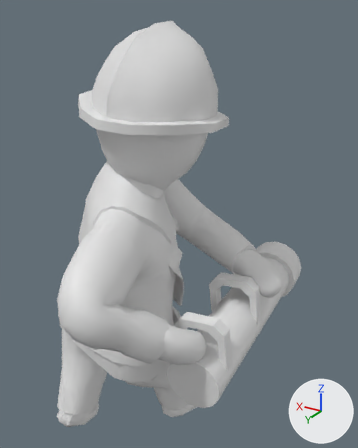
Renders of the FBX model GPS2_FireSquad/Assets/Models/Player/Demolisher.fbx from each side of a commit.
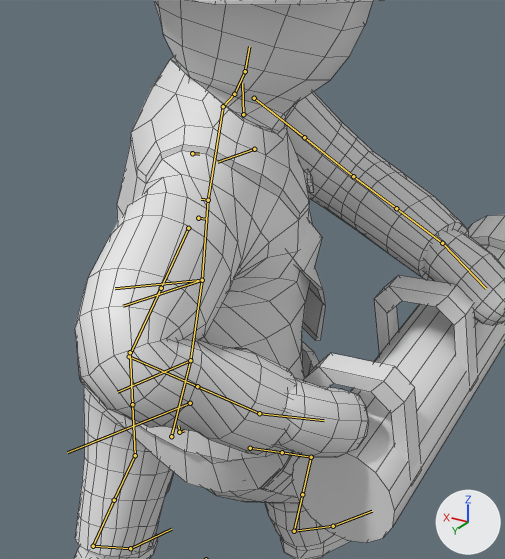
Old and new are each drawn whole from a 50 mm camera at (-0.76, 0.931, 1.164) aimed at (-0.121, -0.133, 0.632) and again close up on the part from 5% to 77% of the width and 30% to 93% of the height. Lighting does not change. The marker at lower right points along +X, +Y and +Z. Both versions are drawn at frame 37 of the action 'rig|Idle'; the numbers are the values there. The bones that bend it are drawn over the model as lines in the close-ups. The close-ups show mesh edges as thin lines.
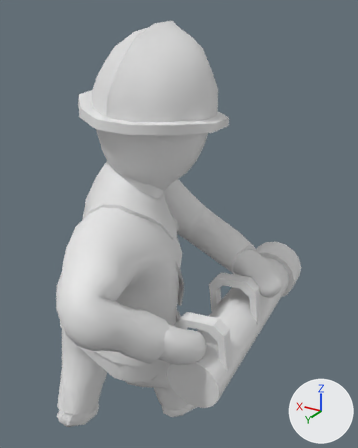
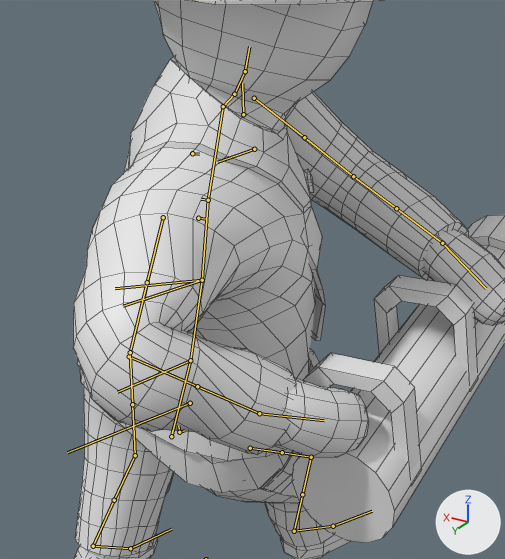
The change in detail:
Bone 'DEF-upper_arm.R' (bone_def_upper_arm_r) moves from (0.0, 0.0, 0.0) to (-0.022, 0.003, 0.024).
Bone 'DEF-upper_arm.R' (bone_def_upper_arm_r) turns from (10, -65, -13) to (-3, 25, -12) degrees about its own x, y and z.
Bone 'DEF-upper_arm.R.001' (bone_def_upper_arm_r_001) turns from (0, 0, 0) to (0, -34, 0) degrees about its own x, y and z.
Bone 'DEF-forearm.R' (bone_def_forearm_r) turns from (-107, 0, 0) to (-93, -56, -5) degrees about its own x, y and z.

Changed parts and their boxes (x1, y1, x2, y2) in the close-ups (505 x 559 px):
'Plane.002', posed
    before: (74, 0, 505, 559)
    after: (73, 0, 505, 559)
bone 'DEF-upper_arm.R', root to tip
    before: (188, 228) to (161, 288)
    after: (163, 217) to (147, 282)
bone 'DEF-upper_arm.R.001', root to tip
    before: (161, 288) to (129, 356)
    after: (147, 282) to (129, 356)
